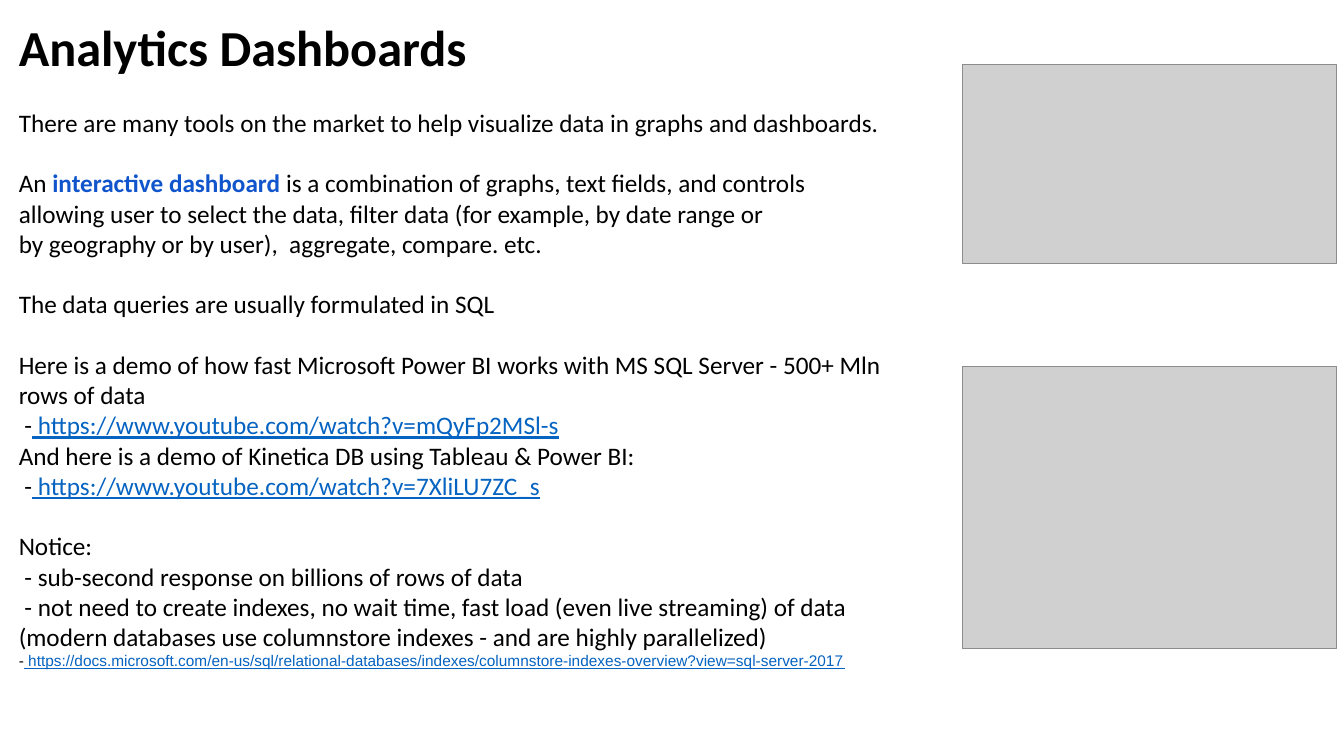
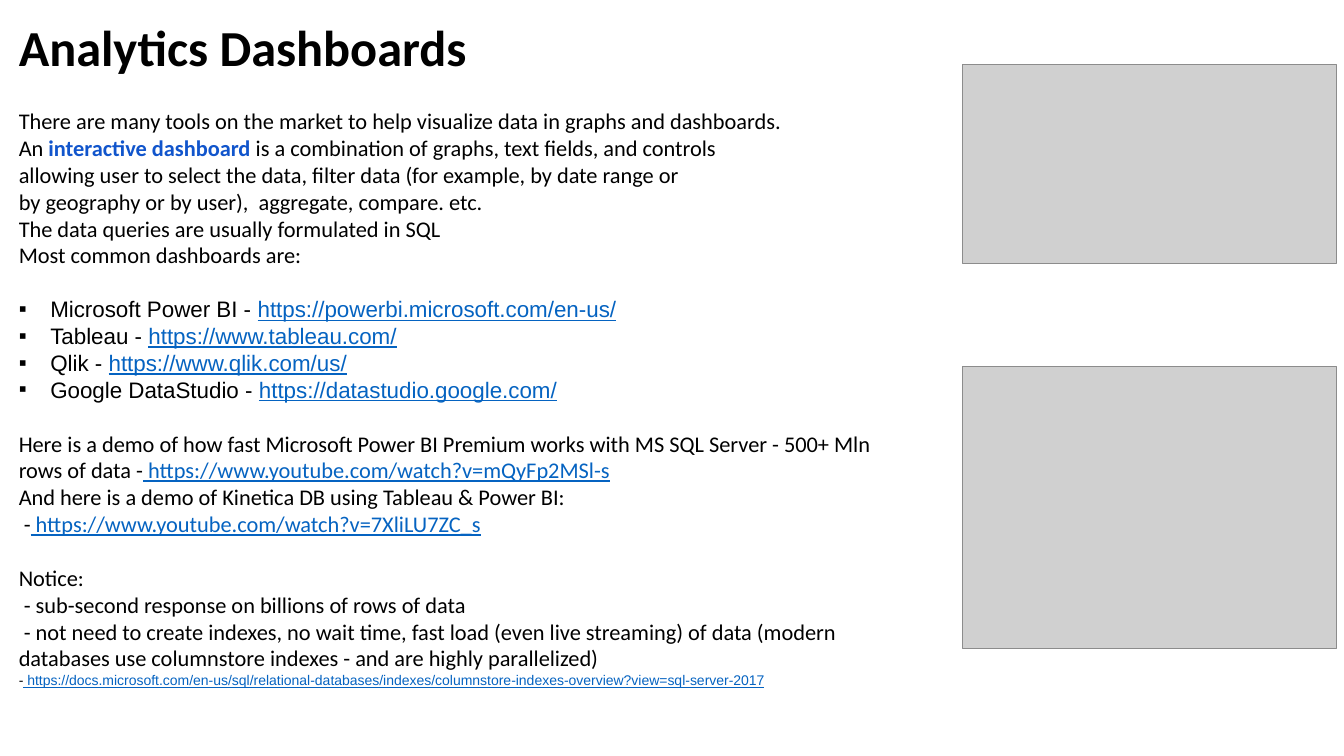
Before and after one commit to lselector/ml_ai_doc, a slide deck: slide 1 of analytics_dashboards.pptx. Drawn at 1344x756 pixels with LibreOffice and Linux fonts; fonts in the diff are those of the drawing; grey boxes stand for pictures. Boxes give left, top, right and bottom in pixels: in the first picture for what was removed or moved away, otherwise in the second. Text is boxed around its words. In the diff, an @@ line names an element or a change of style, - is before the commit and + after.

Commit message:
updated analytics_dashboards

```diff
--- a/analytics_dashboards.pptx
+++ b/analytics_dashboards.pptx
@@ text at [19,113,836,688]: size 18 to 16 pt in "There are many tools on the market ...", "An interactive dashboard is a combination of ...", "allowing user to select the data, filter ...", "by geography or by user), aggregate, compare. ..." and 6 more places; size 11 to 10 pt in "- https://docs.microsoft.com/en-us/sql/relational-databases/ ..." @@
@@ text at [19,247,870,482]: text changed; size 18 to 16 pt; font Calibri to Arial; text colour #000000 to #0563C1 @@
-Here is a demo of how fast Microsoft Power BI works with MS SQL Server - 500+ Mln rows of data
-- https://www.youtube.com/watch?v=mQyFp2MSl-s
+Most common dashboards are:
+▪ Microsoft Power BI - https://powerbi.microsoft.com/en-us/
+▪ Tableau - https://www.tableau.com/
+▪ Qlik - https://www.qlik.com/us/
+▪ Google DataStudio - https://datastudio.google.com/
+Here is a demo of how fast Microsoft Power BI Premium works with MS SQL Server - 500+ Mln rows of data - https://www.youtube.com/watch?v=mQyFp2MSl-s
```
Also in this commit, not shown: 3 other slides changed, 1 other file.
